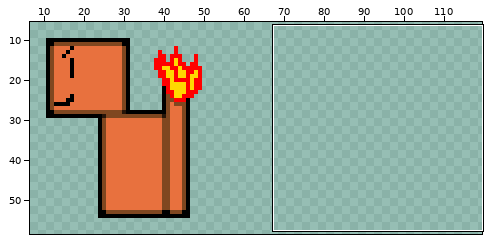
Sprite sheet, stored at Assets/Images/DarkRedMon.png. The first picture is a wide view before the edit; the outline marks the close-up.
Close-up. Before the commit:
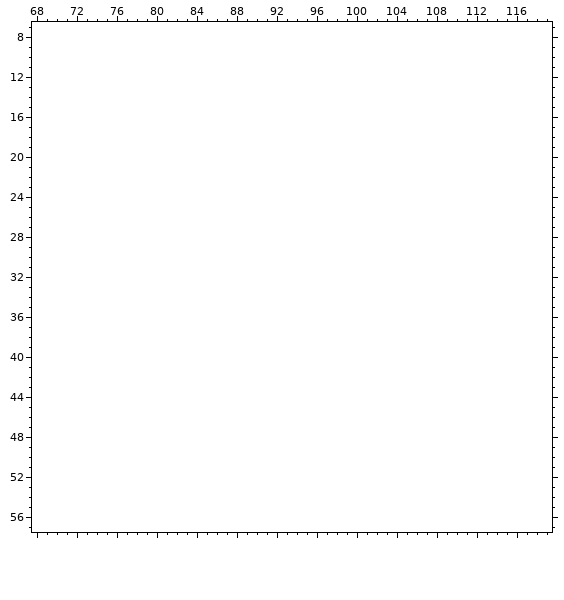
The file is 64x64 pixels. Shown: x 68..119, y 7..57. The old version is drawn lined up with the new one, on the new canvas. The wide view leaves out empty margins. The commit also changed other parts of the picture, which this record leaves out.
After:
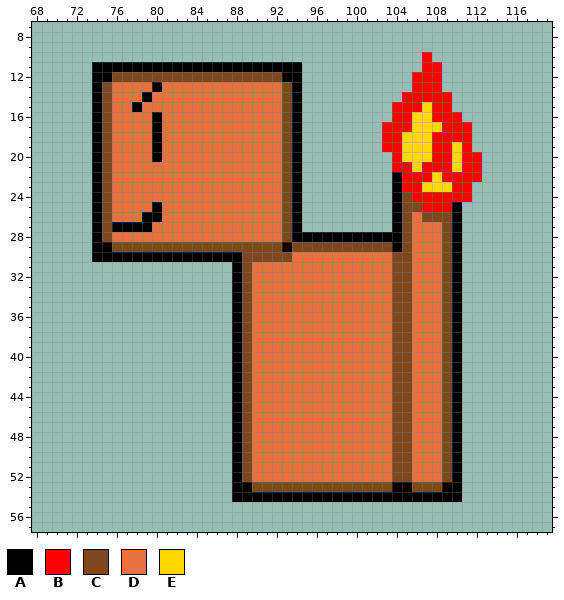
Palette (. is transparent): A #000000  B #ff0000  C #7f4720  D #e8713e  E #ffd800
Changes in this commit:
canvas 64x64 -> 128x64
Changed rows in their new state; - is an unchanged pixel.
first column x 74:
10 ---------------------------------B-----
11 AAAAAAAAAAAAAAAAAAAAA------------BB----
12 AACCCCCCCCCCCCCCCCCAA-----------BBB----
13 ACDDDDADDDDDDDDDDDDCA-----------BBB----
14 ACDDDADDDDDDDDDDDDDCA----------BBBBB---
15 ACDDADDDDDDDDDDDDDDCA---------BBBEBB---
16 ACDDDDADDDDDDDDDDDDCA---------BBEEBBB--
17 ACDDDDADDDDDDDDDDDDCA--------BBBEEEBBB-
18 ACDDDDADDDDDDDDDDDDCA--------BBEEEBBBB-
19 ACDDDDADDDDDDDDDDDDCA--------BBEEEBBEB-
20 ACDDDDADDDDDDDDDDDDCA---------BEEEBBEBB
21 ACDDDDDDDDDDDDDDDDDCA---------BBEBBBEBB
22 ACDDDDDDDDDDDDDDDDDCA---------ABBBEBBBB
23 ACDDDDDDDDDDDDDDDDDCA---------ABBEEEBB-
24 ACDDDDDDDDDDDDDDDDDCA---------ACBBBBBB-
25 ACDDDDADDDDDDDDDDDDCA---------ACCBBBA--
26 ACDDDAADDDDDDDDDDDDCA---------ACDCCCA--
27 ACAAAADDDDDDDDDDDDDCA---------ACDDDCA--
28 ACDDDDDDDDDDDDDDDDDCAAAAAAAAAAACDDDCA--
29 AACCCCCCCCCCCCCCCCCACCCCCCCCCCACDDDCA--
30 AAAAAAAAAAAAAAACCCCCDDDDDDDDDDCCDDDCA--
31 --------------ACDDDDDDDDDDDDDDCCDDDCA--
32 --------------ACDDDDDDDDDDDDDDCCDDDCA--
33 --------------ACDDDDDDDDDDDDDDCCDDDCA--
34 --------------ACDDDDDDDDDDDDDDCCDDDCA--
35 --------------ACDDDDDDDDDDDDDDCCDDDCA--
36 --------------ACDDDDDDDDDDDDDDCCDDDCA--
37 --------------ACDDDDDDDDDDDDDDCCDDDCA--
38 --------------ACDDDDDDDDDDDDDDCCDDDCA--
39 --------------ACDDDDDDDDDDDDDDCCDDDCA--
40 --------------ACDDDDDDDDDDDDDDCCDDDCA--
41 --------------ACDDDDDDDDDDDDDDCCDDDCA--
42 --------------ACDDDDDDDDDDDDDDCCDDDCA--
43 --------------ACDDDDDDDDDDDDDDCCDDDCA--
44 --------------ACDDDDDDDDDDDDDDCCDDDCA--
45 --------------ACDDDDDDDDDDDDDDCCDDDCA--
46 --------------ACDDDDDDDDDDDDDDCCDDDCA--
47 --------------ACDDDDDDDDDDDDDDCCDDDCA--
48 --------------ACDDDDDDDDDDDDDDCCDDDCA--
49 --------------ACDDDDDDDDDDDDDDCCDDDCA--
50 --------------ACDDDDDDDDDDDDDDCCDDDCA--
51 --------------ACDDDDDDDDDDDDDDCCDDDCA--
52 --------------ACDDDDDDDDDDDDDDCCDDDCA--
53 --------------AACCCCCCCCCCCCCCAACCCAA--
54 --------------AAAAAAAAAAAAAAAAAAAAAAA--
